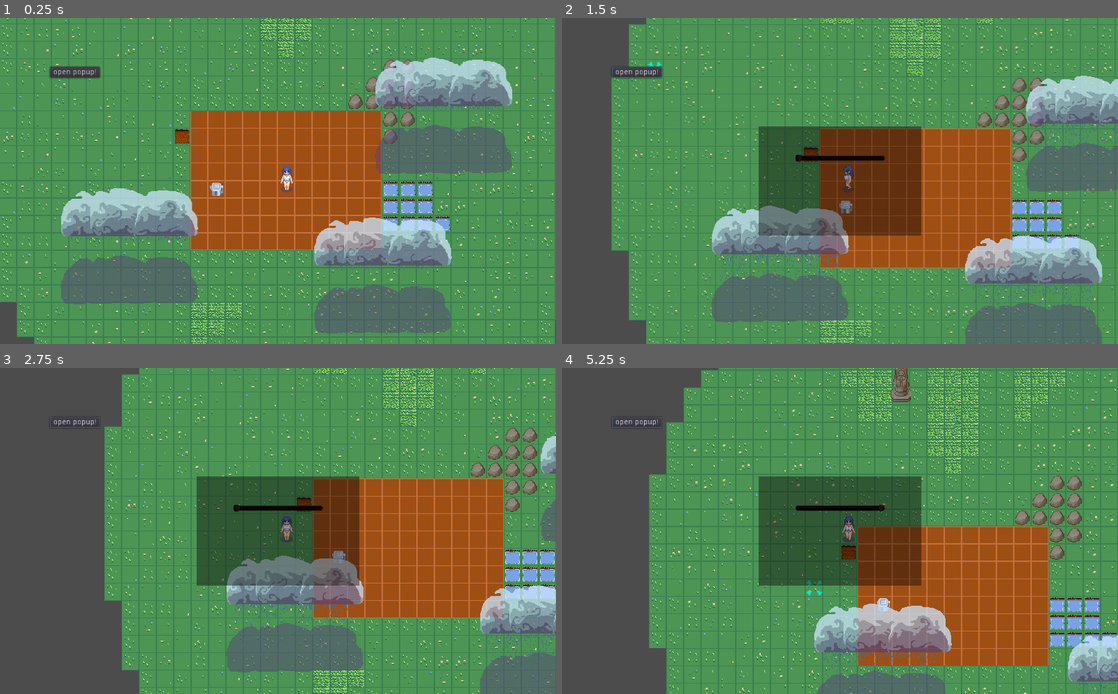
Above: before the commit, frames 1-4 (two rows, left to right).
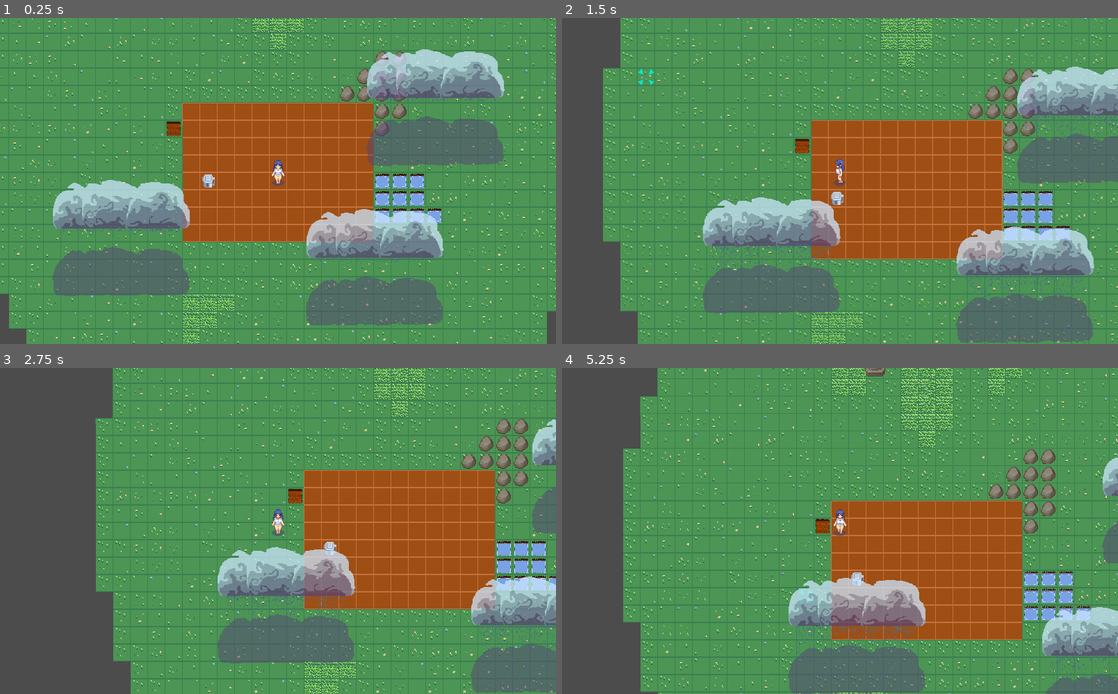
Above: after the commit, the same moments.

Repository: Josephkhland/gwj58
Game: Godot game, scene res://Scenes/BaseGameUI/BaseGameUI.tscn
The game is run twice, just before and just after one commit, with the same random seed, the same clock (stepped at 60 frames per second) and the same inputs. The engine's default icon, where the game draws it, is replaced by a stand-in: a white triangle on a blue panel in a dark square.
Inputs (mouse positions are in pixels of both pictures, inside the frame that each line leads up to):
- Up to frame 1 (0.25 s): no input
- Up to frame 2 (1.5 s): click (634, 73) at 0.5 s, where only the run before the commit has a clickable "open popup!"; click (634, 73) at 1.25 s, where only the run before the commit has a clickable "open popup!"
- Up to frame 3 (2.75 s): click (72, 423) at 2 s, where only the run before the commit has a clickable "open popup!"
- Up to frame 4 (5.25 s): tap Enter (ui_accept) at 2.75, 3.02 s; move the mouse to (962, 514) at 2.77 s; press the mouse at (962, 514) at 2.78 s; release the mouse at (962, 514) at 3.5 s; drag from (728, 547) to (812, 596) at 3.52 s; move the mouse to (895, 459) at 4.27 s; press the mouse at (895, 459) at 4.28 s; release the mouse at (895, 459) at 5 s; drag from (812, 596) to (673, 482) at 5.02 s

The runs differ from the first frame. In frame 1, 25% of the frame differs, in the area x 0-100%, y 0-100%; in frame 2, 33%; in frame 3, 29%; in frame 4, 40%, in the area x 9-100%, y 0-100%.
Error before the commit: Attempt to call function 'close' in base 'previously freed instance' on a null instance. (res://Scenes/BaseGameUI/BaseGameUI.gd:28)

Commit message:
Added Secondary Action

Diff:
--- a/Core/Globals/GlobalVariables.gd
+++ b/Core/Globals/GlobalVariables.gd
@@ -4,7 +4,9 @@
 onready var item_template = preload("res://Scenes/TributeItem/TributeItem.tscn")
 
 var is_movement_locked = false
+var is_actionsUI_open = false
 var tile_size = 32
+var action_max_distance = 48
 var rng : RandomNumberGenerator = RandomNumberGenerator.new()
 var base_game_ui
 var player_invetory : InventoryClass
--- /dev/null
+++ b/Scenes/BaseGameUI/ActionsUI/ActionBox.gd
@@ -0,0 +1,28 @@
+extends CenterContainer
+
+
+# Declare member variables here. Examples:
+# var a = 2
+# var b = "text"
+signal action_box_clicked(action_ref)
+
+var action_reference
+
+# Called when the node enters the scene tree for the first time.
+func _ready():
+	$Icon.offset = $IconFrame.get_rect().get_center()
+	pass # Replace with function body.
+
+
+# Called every frame. 'delta' is the elapsed time since the previous frame.
+#func _process(delta):
+#	pass
+func set_icon(icon:Texture):
+	if icon != null and $Icon != null:
+		$Icon.texture = icon
+
+func _on_IconFrame_gui_input(event):
+	if event is InputEventMouseButton:
+		if event.is_action_pressed("travel") and GlobalVariables.is_actionsUI_open:
+			#print("Clicked")
+			emit_signal("action_box_clicked", action_reference)
--- /dev/null
+++ b/Scenes/BaseGameUI/ActionsUI/ActionBox.tscn
@@ -0,0 +1,32 @@
+[gd_scene load_steps=6 format=2]
+
+[ext_resource path="res://Assets/Sourced/UI/UI assets pack 2/UI books & more.png" type="Texture" id=1]
+[ext_resource path="res://Scenes/BaseGameUI/ActionsUI/ActionBox.gd" type="Script" id=2]
+[ext_resource path="res://Assets/Sourced/Texture/FOOD.png" type="Texture" id=3]
+
+[sub_resource type="AtlasTexture" id=1]
+flags = 4
+atlas = ExtResource( 1 )
+region = Rect2( 721, 65, 46, 46 )
+
+[sub_resource type="AtlasTexture" id=2]
+flags = 4
+atlas = ExtResource( 3 )
+region = Rect2( 339, 161, 24, 20 )
+
+[node name="ActionBox" type="CenterContainer"]
+margin_right = 46.0
+margin_bottom = 46.0
+script = ExtResource( 2 )
+
+[node name="IconFrame" type="TextureRect" parent="."]
+margin_right = 46.0
+margin_bottom = 46.0
+mouse_filter = 0
+texture = SubResource( 1 )
+
+[node name="Icon" type="Sprite" parent="."]
+texture = SubResource( 2 )
+offset = Vector2( 23, 23 )
+
+[connection signal="gui_input" from="IconFrame" to="." method="_on_IconFrame_gui_input"]
--- /dev/null
+++ b/Scenes/BaseGameUI/ActionsUI/ActionsUI.gd
@@ -0,0 +1,56 @@
+extends CenterContainer
+
+
+var current_actions_shown : Array = []
+onready var action_box = preload("res://Scenes/BaseGameUI/ActionsUI/ActionBox.tscn")
+onready var actions_container = $VBoxContainer/GridContainer
+signal action_selected(action_ref)
+# Called when the node enters the scene tree for the first time.
+func _ready():
+	pass # Replace with function body.
+
+func clear_actions():
+	for node in actions_container.get_children():
+		actions_container.remove_child(node)
+		node.queue_free()
+	current_actions_shown.clear()
+
+func show_actions(available_actions:Array):
+	clear_actions()
+	current_actions_shown = available_actions.duplicate()
+	for action in available_actions:
+		var new_action_box = action_box.instance()
+		new_action_box.action_reference = action
+		actions_container.add_child(new_action_box)
+		var error_code = new_action_box.connect("action_box_clicked",self,"_on_action_box_clicked")
+		if error_code != 0:
+			print("ActionsUI: Failed to connect new action box signal action_box_clicked with action_selected() - Error: ", error_code)
+		#Must add Action Image
+		#new_action_box.set_icon_texture(new_texture)
+	if current_actions_shown.size() >0:
+		show()
+		GlobalVariables.is_movement_locked = true
+		GlobalVariables.is_actionsUI_open = true
+	else:
+		_on_cancel()
+
+func _on_action_box_clicked(action_ref):
+	#print("ActionsUI: Click Received")
+	emit_signal("action_selected", action_ref)
+	clear_actions()
+	hide()
+	GlobalVariables.is_actionsUI_open = false
+
+func _on_cancel():
+	if GlobalVariables.is_actionsUI_open:
+		GlobalVariables.is_movement_locked = false
+		clear_actions()
+		hide()
+		GlobalVariables.is_actionsUI_open = false
+# Called every frame. 'delta' is the elapsed time since the previous frame.
+#func _process(delta):
+#	pass
+
+
+func _on_CancelButton_pressed():
+	_on_cancel() # Replace with function body.
--- /dev/null
+++ b/Scenes/BaseGameUI/ActionsUI/ActionsUI.tscn
@@ -0,0 +1,53 @@
+[gd_scene load_steps=6 format=2]
+
+[ext_resource path="res://Assets/Sourced/UI/UI assets pack 2/UI books & more.png" type="Texture" id=1]
+[ext_resource path="res://Scenes/BaseGameUI/ActionsUI/ActionsUI.gd" type="Script" id=2]
+
+[sub_resource type="AtlasTexture" id=1]
+flags = 4
+atlas = ExtResource( 1 )
+region = Rect2( 690, 241, 12, 14 )
+
+[sub_resource type="AtlasTexture" id=2]
+flags = 4
+atlas = ExtResource( 1 )
+region = Rect2( 786, 211, 12, 11 )
+
+[sub_resource type="AtlasTexture" id=3]
+flags = 4
+atlas = ExtResource( 1 )
+region = Rect2( 786, 226, 12, 12 )
+
+[node name="ActionsUI" type="CenterContainer"]
+anchor_top = 0.5
+anchor_right = 1.0
+anchor_bottom = 0.5
+margin_top = -152.0
+margin_bottom = 299.0
+script = ExtResource( 2 )
+
+[node name="VBoxContainer" type="VBoxContainer" parent="."]
+margin_left = 506.0
+margin_top = 73.0
+margin_right = 518.0
+margin_bottom = 377.0
+
+[node name="GridContainer" type="GridContainer" parent="VBoxContainer"]
+margin_right = 12.0
+columns = 20
+
+[node name="OffsetFromPlayer" type="MarginContainer" parent="VBoxContainer"]
+margin_top = 4.0
+margin_right = 12.0
+margin_bottom = 304.0
+rect_min_size = Vector2( 0, 300 )
+
+[node name="CancelButton" type="TextureButton" parent="VBoxContainer/OffsetFromPlayer"]
+margin_right = 12.0
+margin_bottom = 300.0
+action_mode = 0
+texture_normal = SubResource( 1 )
+texture_pressed = SubResource( 2 )
+texture_hover = SubResource( 3 )
+
+[connection signal="pressed" from="VBoxContainer/OffsetFromPlayer/CancelButton" to="." method="_on_CancelButton_pressed"]
--- a/Scenes/BaseGameUI/BaseGameUI.gd
+++ b/Scenes/BaseGameUI/BaseGameUI.gd
@@ -1,5 +1,6 @@
 extends Control
 
+onready var game_world = $ViewportContainer/Viewport/BaseGameWorld
 onready var cooking_popup = load("res://Scenes/BaseGameUI/CookingPopup/CookingPopup.tscn")
 var cooking_popup_instance = null
 signal cooking_popup_done
@@ -8,6 +9,12 @@
 	GlobalVariables.base_game_ui = self
 
 func _ready():
+	var error_code = game_world.connect("request_ActionsUI",self, "_on_ActionsUI_call_requested")
+	if error_code != 0:
+		print("BaseGameUI: Failed to connect request_ActionsUI signal from ", game_world)
+	error_code = game_world.connect("cancel_ActionsUI",self,"_on_ActionsUI_call_cancelled")
+	if error_code != 0:
+		print("BaseGameUI: Failed to connect cancel_ActionsUI signal from ", game_world)
 	if cooking_popup_instance == null:
 		cooking_popup_instance = cooking_popup.instance()
 		add_child(cooking_popup_instance)
@@ -27,3 +34,13 @@
 func _on_cooking_popup_signal(val):
 	cooking_popup_instance.content.close()
 	emit_signal("cooking_popup_done")
+
+func _on_ActionsUI_action_selected(action_ref):
+	print("BaseGameUI: Action Selected")
+	game_world.do_action(action_ref)
+
+func _on_ActionsUI_call_requested(actions_available: Array):
+	$ActionsUI.show_actions(actions_available)
+
+func _on_ActionsUI_call_cancelled():
+	$ActionsUI._on_cancel()
--- a/Scenes/BaseGameUI/BaseGameUI.tscn
+++ b/Scenes/BaseGameUI/BaseGameUI.tscn
@@ -1,6 +1,7 @@
-[gd_scene load_steps=3 format=2]
+[gd_scene load_steps=4 format=2]
 
 [ext_resource path="res://Scenes/BaseGameWorld/BaseGameWorld.tscn" type="PackedScene" id=1]
+[ext_resource path="res://Scenes/BaseGameUI/ActionsUI/ActionsUI.tscn" type="PackedScene" id=2]
 [ext_resource path="res://Scenes/BaseGameUI/BaseGameUI.gd" type="Script" id=3]
 
 [node name="Control" type="Control"]
@@ -19,11 +20,7 @@
 
 [node name="BaseGameWorld" parent="ViewportContainer/Viewport" instance=ExtResource( 1 )]
 
-[node name="Button" type="Button" parent="."]
-margin_left = 92.0
-margin_top = 90.0
-margin_right = 184.0
-margin_bottom = 110.0
-text = "open popup!"
+[node name="ActionsUI" parent="." instance=ExtResource( 2 )]
+visible = false
 
-[connection signal="pressed" from="Button" to="." method="_on_Button_pressed"]
+[connection signal="action_selected" from="ActionsUI" to="." method="_on_ActionsUI_action_selected"]
--- a/Scenes/BaseGameWorld/BaseGameWorld.gd
+++ b/Scenes/BaseGameWorld/BaseGameWorld.gd
@@ -2,6 +2,8 @@
 
 signal tile_reached
 signal dest_changed
+signal request_ActionsUI(available_actions)
+signal cancel_ActionsUI
 export(float) var move_time : float = 0.5
 var destination_reached = true
 var move_aborted = false
@@ -16,6 +18,7 @@
 onready var PathFindingTileMap = $TileMaps/AstarTileMap
 onready var PlayerPawn = $YSort/PlayerCharacter
 onready var ObjectsLayer = $YSort
+
 
 var tile_contents : Dictionary = {}
 func generate_tile_contents():
@@ -97,6 +100,25 @@
 		if event.is_action_pressed("travel") and not GlobalVariables.is_movement_locked:
 			var relative_position = event.position - _get_viewport_offset()
 			move_pc_to_destination(relative_position)
+		elif event.is_action_pressed("open_actions_menu"):
+			var relative_position = event.position - _get_viewport_offset()
+			var target_point = PlayerPawn.position + relative_position
+			var rect_top_left_corner = _find_nearest_tile(PlayerPawn.global_position) - Vector2(2,2)*GlobalVariables.tile_size
+			var rect_size = GlobalVariables.tile_size*Vector2(5,5)
+			var rectangle = Rect2(rect_top_left_corner, rect_size)
+			#relative position is the Vector2 from the PlayerPawn (Center of Screen) to the click
+			if rectangle.has_point(target_point):
+				target_point = GlobalVariables.snap_to_grid(_find_nearest_tile(target_point))
+				operate_action_at_tile(target_point)
+				if not GlobalVariables.is_movement_locked:
+					move_pc_to_destination(target_point - PlayerPawn.position)
+			elif !GlobalVariables.is_movement_locked:
+				target_point = PlayerPawn.position + GlobalVariables.tile_size*relative_position.normalized()*2.4
+				target_point = GlobalVariables.snap_to_grid(_find_nearest_tile(target_point))
+				if not GlobalVariables.is_movement_locked:
+					move_pc_to_destination(target_point - PlayerPawn.position)
+
+
 
 	elif event is InputEventMouseMotion:
 		pass #Do Stuff with Mouse Motion Event
@@ -112,6 +134,11 @@
 func _find_nearest_tile(nearby_position : Vector2):
 	return PathFindingTileMap.get_nearest_tile_position(nearby_position)
 
+func operate_action_at_tile(tile_selected_coords):
+	$ControlIndicators/ActionIndicator.position = tile_selected_coords
+	interact_with_object(tile_selected_coords- Vector2(16,16))
+
+
 func _reach_tile():
 	emit_signal("tile_reached")
 
@@ -121,6 +148,8 @@
 			var dest = _find_nearest_tile(PlayerPawn.position + destination)
 			var player_pos = _find_nearest_tile(PlayerPawn.position)
 			var reverse_path = PathFindingTileMap.get_astar_path_avoiding_obstacles_ignore_last(player_pos,dest)
+			if reverse_path.size()<2:
+				return false
 			move_pc_to_destination(reverse_path[-2] - PlayerPawn.position)
 			return true
 	return false
@@ -132,14 +161,14 @@
 			move_aborted = true
 		yield(self,"dest_changed")
 		#return #Prevent it from activating again before action is completed.
-	$PointIndicator.reposition(PlayerPawn.position + destination)
+	$ControlIndicators/PointIndicator.reposition(PlayerPawn.position + destination)
 	var start_tile = _find_nearest_tile(PlayerPawn.position)
 	var end_tile = _find_nearest_tile(PlayerPawn.position + destination)
 	if move_tween is SceneTreeTween:
 		move_tween.stop()
 	var path_points = PathFindingTileMap.get_astar_path_avoiding_obstacles(start_tile, end_tile)
 	if path_points.size() < 2:
-		$PointIndicator.warn_and_hide()
+		$ControlIndicators/PointIndicator.warn_and_hide()
 		return
 	#update_move_indicator = false
 	destination_reached = false
@@ -152,6 +181,7 @@
 		path_cut =1
 	while(path_iter < path_points.size() - path_cut):
 		var path_point = path_points[path_iter]
+		path_point = GlobalVariables.snap_to_grid(path_point)
 		if path_point.x > PlayerPawn.position.x :
 			PlayerPawn._walk_right()
 		elif path_point.x < PlayerPawn.position.x:
@@ -168,7 +198,7 @@
 		#$PathHint._remove_first_point()
 		path_iter += 1
 		if move_aborted:
-			$PointIndicator.warn_and_hide()
+			$ControlIndicators/PointIndicator.warn_and_hide()
 			#move_aborted = false
 			#emit_signal("dest_changed")
 			break
@@ -178,15 +208,14 @@
 	destination_reached = true
 
 	PlayerPawn._idle_animation()
-	$PointIndicator.hide()
+	$ControlIndicators/PointIndicator.hide()
 
 	if move_aborted:
 		move_aborted = false
 		emit_signal("dest_changed")
-	if coords_dictionary.has(end_tile):
-		interact_with_object(end_tile)
 
 func interact_with_object(end_tile):
+	if !coords_dictionary.has(end_tile): return
 	var node_triggered = coords_dictionary[end_tile]
 	if node_triggered.is_in_group("Plot"):
 		print("THIS IS PLANT")
@@ -194,6 +223,9 @@
 	elif node_triggered.is_in_group("Shrine"):
 		var item = item_template.instance()
 		node_triggered.place_item(item)
+
+		#Debug for testing Secondary Action and ActionsUI
+		emit_signal("request_ActionsUI",[0,1,2,3,4,5])
 	elif node_triggered.is_in_group("CookingBench"):
 		print("THIS IS CookingBench")
 		# TODO: take the actual item from player and don't generate one
@@ -228,3 +260,7 @@
 
 func _on_FloodingUpdate_timeout():
 	flood_tiles_with_water()
+
+func do_action(action_ref):
+	print("Doing action with ref: ", action_ref)
+	GlobalVariables.is_movement_locked = false
--- a/Scenes/BaseGameWorld/BaseGameWorld.tscn
+++ b/Scenes/BaseGameWorld/BaseGameWorld.tscn
@@ -8,7 +8,8 @@
 [ext_resource path="res://Assets/Sourced/Texture/TX Props.png" type="Texture" id=6]
 [ext_resource path="res://Scenes/PlayerCharacter/PlayerCharacter.tscn" type="PackedScene" id=7]
 [ext_resource path="res://Scenes/BaseGameWorld/BaseGameWorld.gd" type="Script" id=8]
-[ext_resource path="res://Scenes/PointIndicator/PointIndicator.tscn" type="PackedScene" id=9]
+[ext_resource path="res://Scenes/PointIndicators/PointIndicator.tscn" type="PackedScene" id=9]
+[ext_resource path="res://Scenes/PointIndicators/ActionIndicator.tscn" type="PackedScene" id=10]
 [ext_resource path="res://Scenes/ShrineObject/ShrineObject.tscn" type="PackedScene" id=11]
 [ext_resource path="res://Assets/Original/1.RED.png" type="Texture" id=12]
 [ext_resource path="res://Assets/Original/Tilesets/gwj58-wood_tile.png" type="Texture" id=13]
@@ -243,6 +244,15 @@
 tile_data = PoolIntArray( 2097223, 0, 0, 2097224, 0, 0, 2162758, 0, 0, 2162759, 0, 0, 2162760, 0, 0, 2228293, 0, 0, 222 …(267 unchanged characters)…
 script = ExtResource( 13 )
 
+[node name="ControlIndicators" type="Node2D" parent="."]
+
+[node name="PointIndicator" parent="ControlIndicators" instance=ExtResource( 9 )]
+visible = false
+position = Vector2( 1648, 1296 )
+
+[node name="ActionIndicator" parent="ControlIndicators" instance=ExtResource( 10 )]
+frame = 2
+
 [node name="YSort" type="YSort" parent="."]
 
 [node name="PlayerCharacter" parent="YSort" instance=ExtResource( 7 )]
@@ -322,10 +332,6 @@
 visible = false
 texture = ExtResource( 1 )
 
-[node name="PointIndicator" parent="." instance=ExtResource( 9 )]
-visible = false
-position = Vector2( 1648, 1296 )
-
 [node name="FloodingUpdate" type="Timer" parent="."]
 wait_time = 0.5
 autostart = true
--- a/Scenes/PlantObject/PlantObject.tscn
+++ b/Scenes/PlantObject/PlantObject.tscn
@@ -1,10 +1,11 @@
-[gd_scene load_steps=45 format=2]
+[gd_scene load_steps=48 format=2]
 
 [ext_resource path="res://Assets/Original/Sprites/gwj58-readyPlant.png" type="Texture" id=1]
 [ext_resource path="res://Scenes/PlantObject/PlantObject.gd" type="Script" id=2]
 [ext_resource path="res://Assets/Original/Sprites/gwj58-wiltingPlant.png" type="Texture" id=3]
 [ext_resource path="res://Assets/Original/Sprites/gwj58-growingPlant.png" type="Texture" id=4]
 [ext_resource path="res://Assets/Original/Sprites/gwj58-seedPlant.png" type="Texture" id=5]
+[ext_resource path="res://Assets/Sourced/UI/Pixel UI Pack 3/07.png" type="Texture" id=6]
 
 [sub_resource type="AtlasTexture" id=1]
 flags = 4
@@ -228,6 +229,16 @@
 "name": "wilty_state",
 "speed": 5.0
 } ]
+
+[sub_resource type="AtlasTexture" id=41]
+flags = 4
+atlas = ExtResource( 6 )
+region = Rect2( 0, 134, 16, 5 )
+
+[sub_resource type="AtlasTexture" id=40]
+flags = 4
+atlas = ExtResource( 6 )
+region = Rect2( 114, 135, 12, 3 )
 
 [node name="PlantObject" type="Position2D"]
 script = ExtResource( 2 )
@@ -236,18 +247,20 @@
 position = Vector2( 0, -17 )
 frames = SubResource( 39 )
 animation = "growing_state"
-frame = 14
+frame = 12
 playing = true
 
 [node name="StepTimer" type="Timer" parent="."]
 
-[node name="ProgressBar" type="ProgressBar" parent="."]
-margin_left = -16.0
+[node name="ProgressBar" type="TextureProgress" parent="."]
+margin_left = -14.0
 margin_top = -35.0
-margin_right = 16.0
+margin_right = 14.0
 margin_bottom = -30.0
-rect_min_size = Vector2( 32, 5 )
-percent_visible = false
+rect_min_size = Vector2( 28, 5 )
+texture_under = SubResource( 41 )
+texture_progress = SubResource( 40 )
+nine_patch_stretch = true
 
 [node name="HarvestIcons" type="Node2D" parent="."]
 
--- a/Scenes/PlayerCharacter/PlayerCharacter.gd
+++ b/Scenes/PlayerCharacter/PlayerCharacter.gd
@@ -8,6 +8,7 @@
 
 # Called when the node enters the scene tree for the first time.
 func _ready():
+	position = GlobalVariables.snap_to_grid(position)
 	pass # Replace with function body.
 
 func _walk_left():
--- a/Scenes/PlayerCharacter/PlayerCharacter.tscn
+++ b/Scenes/PlayerCharacter/PlayerCharacter.tscn
@@ -278,9 +278,9 @@
 [node name="Sprite" type="AnimatedSprite" parent="."]
 frames = SubResource( 18 )
 animation = "Idle"
-frame = 7
+frame = 5
 playing = true
-offset = Vector2( 32, -8 )
+offset = Vector2( 0, -32 )
 
 [node name="Camera2D" type="Camera2D" parent="."]
 visible = false
--- /dev/null
+++ b/Scenes/PointIndicators/ActionIndicator.tscn
@@ -0,0 +1,36 @@
+[gd_scene load_steps=7 format=2]
+
+[ext_resource path="res://Assets/Sourced/UI/Pixel UI Pack 3/02.png" type="Texture" id=1]
+
+[sub_resource type="AtlasTexture" id=1]
+flags = 4
+atlas = ExtResource( 1 )
+region = Rect2( 0, 128, 32, 32 )
+
+[sub_resource type="AtlasTexture" id=2]
+flags = 4
+atlas = ExtResource( 1 )
+region = Rect2( 32, 128, 32, 32 )
+
+[sub_resource type="AtlasTexture" id=3]
+flags = 4
+atlas = ExtResource( 1 )
+region = Rect2( 64, 128, 32, 32 )
+
+[sub_resource type="AtlasTexture" id=4]
+flags = 4
+atlas = ExtResource( 1 )
+region = Rect2( 96, 128, 32, 32 )
+
+[sub_resource type="SpriteFrames" id=5]
+animations = [ {
+"frames": [ SubResource( 1 ), SubResource( 2 ), SubResource( 3 ), SubResource( 4 ) ],
+"loop": true,
+"name": "default",
+"speed": 10.0
+} ]
+
+[node name="ActionIndicator" type="AnimatedSprite"]
+frames = SubResource( 5 )
+frame = 3
+playing = true
--- a/Scenes/PointIndicator/PointIndicator.tscn
+++ b/Scenes/PointIndicators/PointIndicator.tscn
@@ -1,16 +1,16 @@
 [gd_scene load_steps=6 format=2]
 
-[ext_resource path="res://Assets/Original/Sprites/gwj58-point_indicator0.png" type="Texture" id=1]
-[ext_resource path="res://Scenes/PointIndicator/PointIndicator.gd" type="Script" id=2]
+[ext_resource path="res://Scenes/PointIndicators/PointIndicator.gd" type="Script" id=1]
+[ext_resource path="res://Assets/Original/Sprites/gwj58-point_indicator0.png" type="Texture" id=2]
 
 [sub_resource type="AtlasTexture" id=1]
 flags = 4
-atlas = ExtResource( 1 )
+atlas = ExtResource( 2 )
 region = Rect2( 0, 0, 32, 32 )
 
 [sub_resource type="AtlasTexture" id=2]
 flags = 4
-atlas = ExtResource( 1 )
+atlas = ExtResource( 2 )
 region = Rect2( 32, 0, 32, 32 )
 
 [sub_resource type="SpriteFrames" id=3]
@@ -23,10 +23,11 @@
 
 [node name="PointIndicator" type="Position2D"]
 position = Vector2( 16, 16 )
-script = ExtResource( 2 )
+script = ExtResource( 1 )
 grid_snap = false
 
 [node name="AnimatedSprite" type="AnimatedSprite" parent="."]
 modulate = Color( 0, 0.952941, 1, 1 )
 frames = SubResource( 3 )
+frame = 1
 playing = true
--- a/Scenes/RainyCloud/RainyCloud.gd
+++ b/Scenes/RainyCloud/RainyCloud.gd
@@ -70,7 +70,7 @@
 
 func set_random_direction():
 	var rand_angle = GlobalVariables.rng.randi_range(0,360)
-	print(rand_angle)
+	#print(rand_angle)
 	var chosen_direction = Vector2.RIGHT
 	chosen_direction = chosen_direction.rotated(deg2rad(rand_angle))
 	set_direction(chosen_direction)
--- a/project.godot
+++ b/project.godot
@@ -114,6 +114,11 @@
 "events": [ Object(InputEventMouseButton,"resource_local_to_scene":false,"resource_name":"","device":0,"alt":false,"shi …(212 unchanged characters)…
  ]
 }
+open_actions_menu={
+"deadzone": 0.5,
+"events": [ Object(InputEventMouseButton,"resource_local_to_scene":false,"resource_name":"","device":0,"alt":false,"shift":false,"control":false,"meta":false,"command":false,"button_mask":0,"position":Vector2( 0, 0 ),"global_position":Vector2( 0, 0 ),"factor":1.0,"button_index":2,"pressed":false,"doubleclick":false,"script":null)
+ ]
+}
 
 [mono]
 
Binary file added: Assets/Sourced/UI/Pixel UI Pack 3/00.png
Not shown, added: Assets/Sourced/UI/Pixel UI Pack 3/00.png.import
Binary file added: Assets/Sourced/UI/Pixel UI Pack 3/01.png
Not shown, added: Assets/Sourced/UI/Pixel UI Pack 3/01.png.import
Binary file added: Assets/Sourced/UI/Pixel UI Pack 3/02.png
Not shown, added: Assets/Sourced/UI/Pixel UI Pack 3/02.png.import
Binary file added: Assets/Sourced/UI/Pixel UI Pack 3/03.png
Not shown, added: Assets/Sourced/UI/Pixel UI Pack 3/03.png.import
Binary file added: Assets/Sourced/UI/Pixel UI Pack 3/04.png
Not shown, added: Assets/Sourced/UI/Pixel UI Pack 3/04.png.import
Binary file added: Assets/Sourced/UI/Pixel UI Pack 3/05.png
Not shown, added: Assets/Sourced/UI/Pixel UI Pack 3/05.png.import
(and 14 more such lines)
